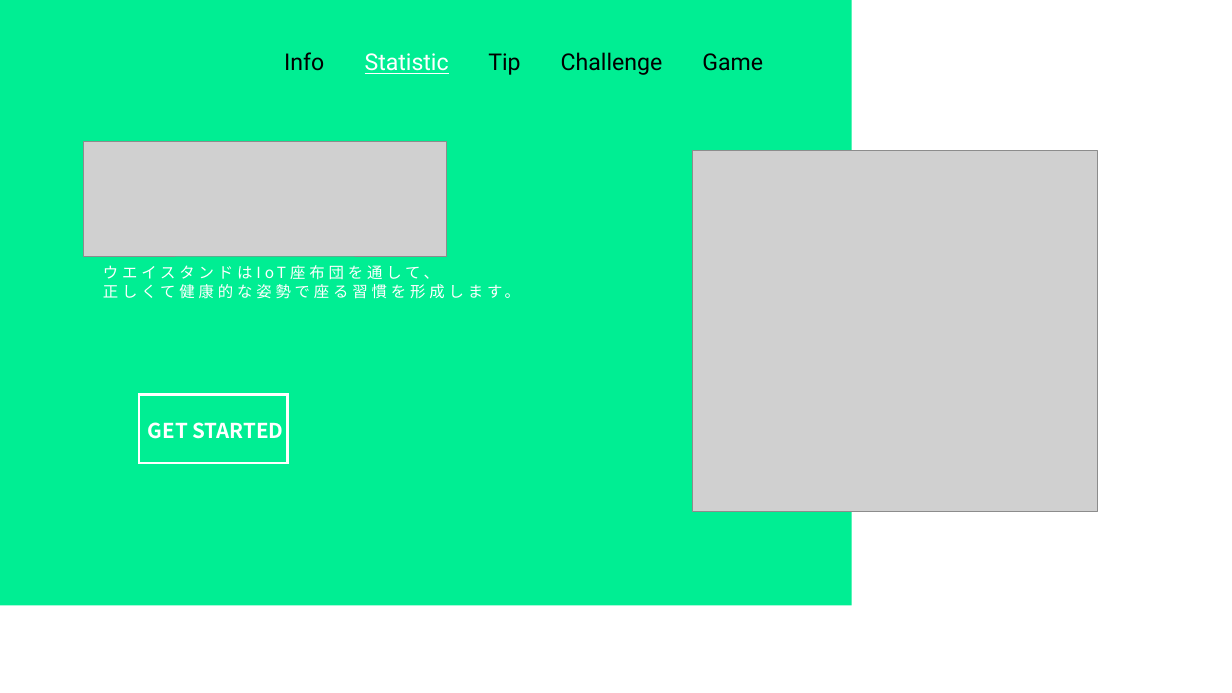
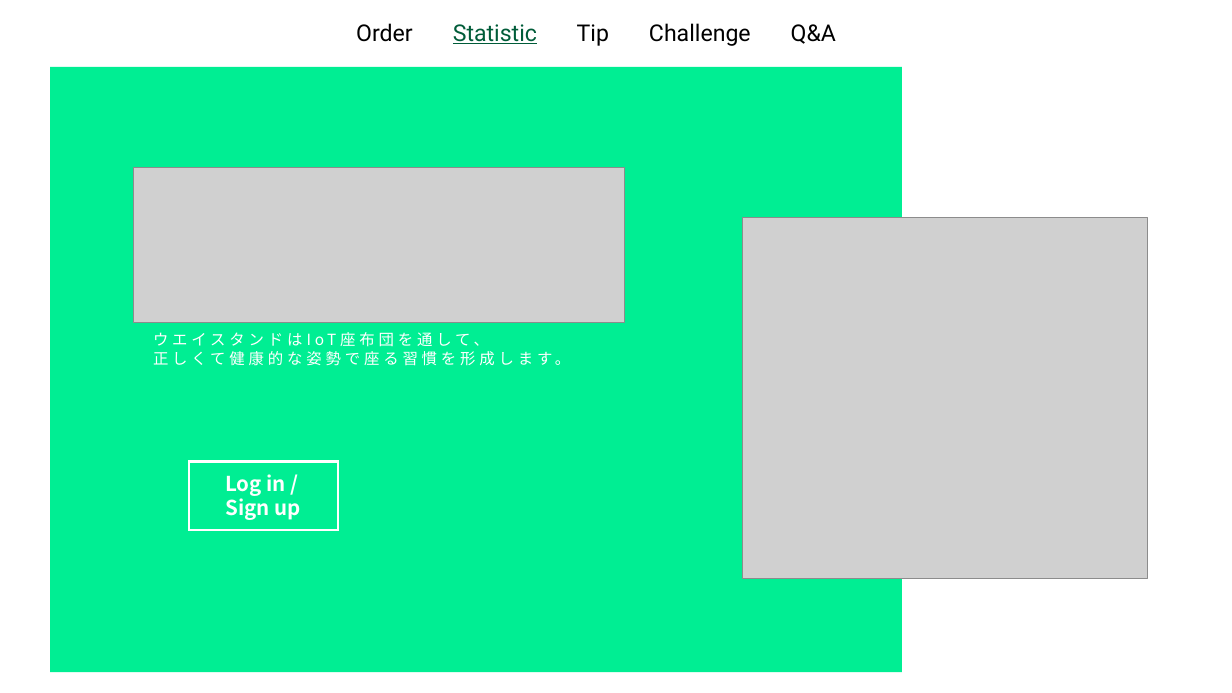
Before and after one commit to 2hj/2020capstone-7, a slide deck: slide 1 of ui/웹UI.pptx. Drawn at 1232x693 pixels with LibreOffice and Linux fonts; fonts in the diff are those of the drawing; grey boxes stand for pictures. Boxes give left, top, right and bottom in pixels: in the first picture for what was removed or moved away, otherwise in the second. Text is boxed around its words. In the diff, an @@ line names an element or a change of style, - is before the commit and + after.

```diff
--- a/ui/웹UI.pptx
+++ b/ui/웹UI.pptx
@@ text at bbox=[356, 23, 836, 46]: text changed @@
-Info Statistic Tip Challenge Game
+Order Statistic Tip Challenge Q&A
@@ picture: place and size @@
-picture at bbox=[83, 141, 446, 256]
+picture at bbox=[133, 168, 624, 323]
@@ text "ウエイスタンドはIoT座布団を通して、": place and size @@
-text "ウエイスタンドはIoT座布団を通して、" at bbox=[103, 265, 520, 301]
+text "ウエイスタンドはIoT座布団を通して、" at bbox=[153, 332, 570, 368]
@@ 2 rectangles, 1 picture: place and size @@
-2 rectangles, 1 picture at bbox=[0, 0, 1098, 605]
+2 rectangles, 1 picture at bbox=[50, 67, 1148, 672]
@@ text at bbox=[225, 474, 300, 520]: text changed @@
-GET STARTED
+Log in / Sign up
```
Also in this commit, not shown: 1 other slide changed, 4 slides added, 5 slides removed, 12 other files.
